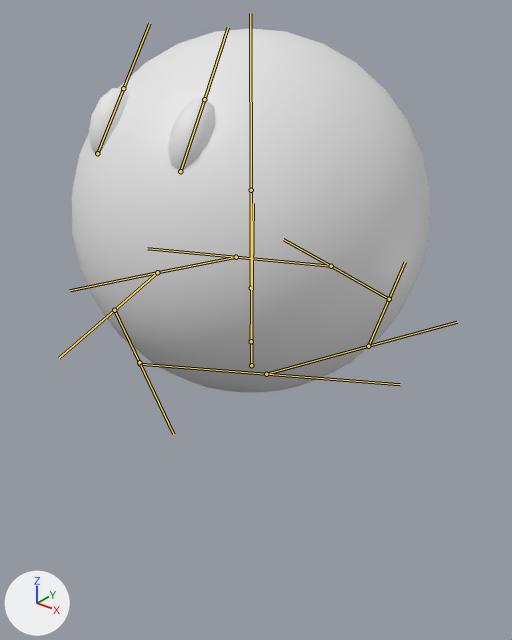
A saved change to the FBX model Assets/3DModels/SlimeBase.fbx.
The view is the same before and after, from a 50 mm lens placed at (2.47, -3.04, 3.58), pointed at (-0.12, 0.19, 1.58). The axes (+X, +Y, +Z) are drawn at lower left. The lights are the same throughout. The bones that bend it are drawn over the model as lines.
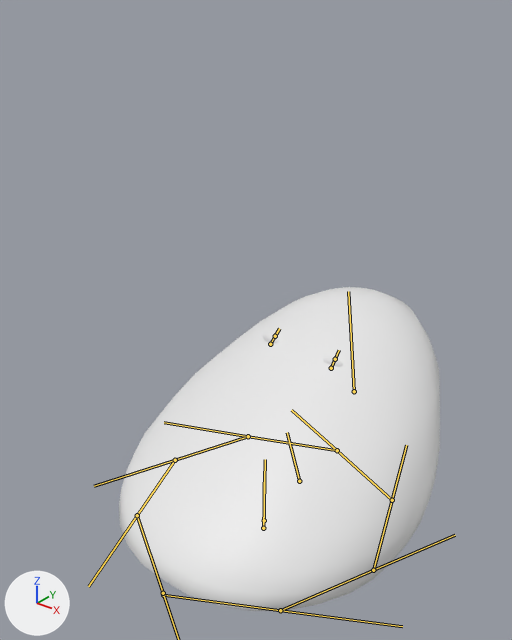
The newer file adds an action. The first version stands in its rest pose; the second is drawn at frame 8 of the action 'Armature|DefaultIdleWind3'.

What differs and where, as boxes [x1, y1, x2, y2] in the pictures (512 x 640 px):
```json
{"object": "Sphere.001", "change": "posed", "before": [72, 29, 430, 392], "after": [119, 287, 440, 611], "on screen": "10% narrower, 11% shorter"}
{"object": "Sphere.004", "change": "posed", "before": [168, 99, 215, 169], "after": [323, 357, 343, 367]}
{"object": "Sphere.003", "change": "posed", "before": [89, 88, 129, 153], "after": [263, 334, 280, 343]}
{"bone": "Base", "before": "(251, 365) to (251, 315)", "after": "(264, 520) to (264, 482)"}
{"bone": "Middle", "before": "(251, 288) to (251, 190)", "after": "(299, 481) to (287, 432)"}
{"bone": "HeadTop", "before": "(251, 190) to (250, 13)", "after": "(354, 391) to (348, 291)"}
{"bone": "L.Eye", "before": "(180, 171) to (204, 99)", "after": "(331, 368) to (335, 359)"}
{"bone": "R.Eye", "before": "(97, 153) to (123, 88)", "after": "(270, 344) to (275, 336)"}
{"bone": "Ring.008", "before": "(251, 341) to (253, 203)", "after": "(263, 528) to (265, 459)"}
```

Edits to the scene script, one JSON object a line:
```json
{"block": "bone_base", "where": "bone_base = bpy.data.objects['Armature'].pose.bones['Base']"}
{"op": "set", "path": "bone_base.location", "old": "(0.0, 0.0, 0.0)", "new": "(0.0, -1.36, -0.138)"}
{"block": "bone_middle", "where": "bone_middle = bpy.data.objects['Armature'].pose.bones['Middle']  # child of 'Base'"}
{"op": "set", "path": "bone_middle.location", "old": "(0.0, 0.0, 0.0)", "new": "(0.0, -0.448, -0.445)"}
{"op": "set", "path": "bone_middle.rotation_quaternion", "old": "(1.0, 0.0, 0.0, 0.0)", "new": "(0.985, 0.171, 0.002, -0.013)", "note": "degrees (0, 0, 0) -> degrees (20, 1, -1)"}
{"block": "bone_headtop", "where": "bone_headtop = bpy.data.objects['Armature'].pose.bones['HeadTop']  # child of 'Middle'"}
{"op": "set", "path": "bone_headtop.location", "old": "(0.0, 0.0, 0.0)", "new": "(0.009, -0.401, -0.829)"}
{"op": "set", "path": "bone_headtop.rotation_quaternion", "old": "(1.0, 0.0, 0.0, 0.0)", "new": "(0.992, -0.113, -0.033, 0.043)", "note": "degrees (0, 0, 0) -> degrees (-13, -3, 5)"}
{"block": "bone_l_eye", "where": "bone_l_eye = bpy.data.objects['Armature'].pose.bones['L.Eye']  # child of 'HeadTop'"}
{"op": "set", "path": "bone_l_eye.location", "old": "(0.0, 0.0, 0.0)", "new": "(0.019, 0.412, -0.011)"}
{"op": "set", "path": "bone_l_eye.rotation_quaternion", "old": "(1.0, 0.0, 0.0, 0.0)", "new": "(0.982, -0.187, 0.009, 0.017)", "note": "degrees (0, 0, 0) -> degrees (-22, 1, 2)"}
{"op": "set", "path": "bone_l_eye.scale", "old": "(1.0, 1.0, 1.0)", "new": "(0.99, 0.21, 0.69)"}
{"block": "bone_r_eye", "where": "bone_r_eye = bpy.data.objects['Armature'].pose.bones['R.Eye']  # child of 'HeadTop'"}
{"op": "set", "path": "bone_r_eye.location", "old": "(0.0, 0.0, 0.0)", "new": "(-0.016, 0.42, -0.001)"}
{"op": "set", "path": "bone_r_eye.rotation_quaternion", "old": "(1.0, 0.0, 0.0, 0.0)", "new": "(0.982, -0.187, -0.007, 0.017)", "note": "degrees (0, 0, 0) -> degrees (-22, 0, 2)"}
{"op": "set", "path": "bone_r_eye.scale", "old": "(1.0, 1.0, 1.0)", "new": "(1.0, 0.2, 0.69)"}
{"block": "bone_ring_008", "where": "bone_ring_008 = bpy.data.objects['Armature'].pose.bones['Ring.008']  # child of 'Base'"}
{"op": "set", "path": "bone_ring_008.location", "old": "(0.0, 0.0, 0.0)", "new": "(-0.006, -0.233, 0.0)"}
{"op": "set", "path": "bone_ring_008.scale", "old": "(1.0, 1.0, 1.0)", "new": "(1.11, 0.69, 1.11)"}
```
